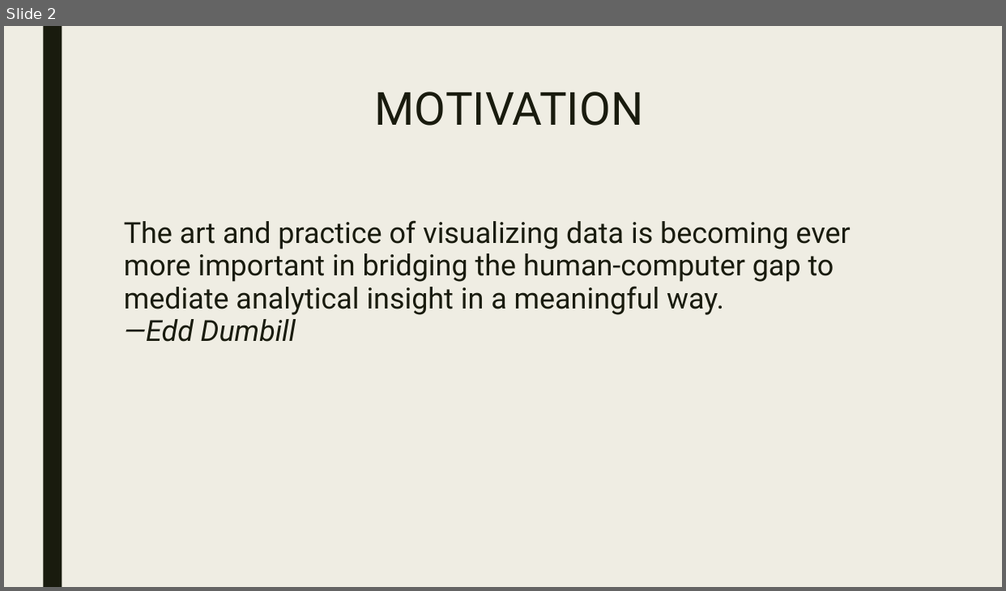
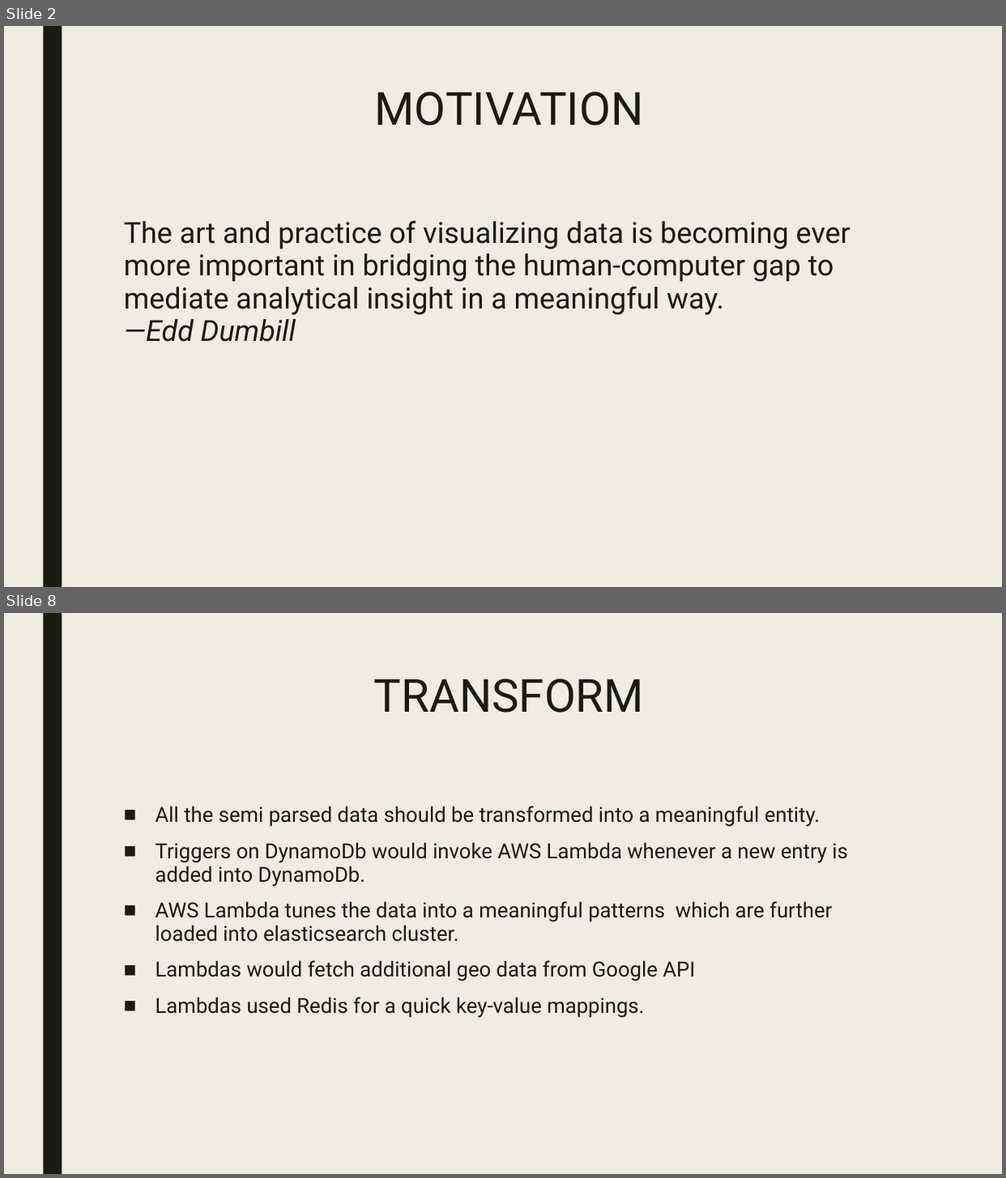
Before and after one commit to CUBigDataClass/Indian-Premier-League, a slide deck: Data Analysis & Visualisations of IPL.pptx. Shown one above the other, each under a label of ours: slide 2 before the commit, slides 2 and 8 after it; the slides between them are not shown. The pictures are 1006x591 and 1006x1178 pixels, drawn with LibreOffice and Linux fonts; fonts in the diff are those of the drawing. Boxes give left, top, right and bottom in pixels: in the first picture for what was removed or moved away, otherwise in the second. Text is boxed around its words. In the diff, an @@ line names an element or a change of style, - is before the commit and + after.

```diff
--- a/Data Analysis & Visualisations of IPL.pptx
+++ b/Data Analysis & Visualisations of IPL.pptx
@@ slide 8 added at [4, 613, 1002, 1174], background #EFEDE3; not listed: 1 template element that a slide beside it also shows @@
@@ title added at [374, 679, 644, 713], 44 pt, text #191B0E @@
+TRANSFORM
@@ text added at [155, 806, 847, 1018], 20 pt, text #191B0E @@
+■ All the semi parsed data should be transformed into a meaningful entity.
+■ Triggers on DynamoDb would invoke AWS Lambda whenever a new entry is added into DynamoDb.
+■ AWS Lambda tunes the data into a meaningful patterns which are further loaded into elasticsearch cluster.
+■ Lambdas would fetch additional geo data from Google API
+■ Lambdas used Redis for a quick key-value mappings.
```
Also in this commit, not shown: 1 slide changed, 11 other slides added.
